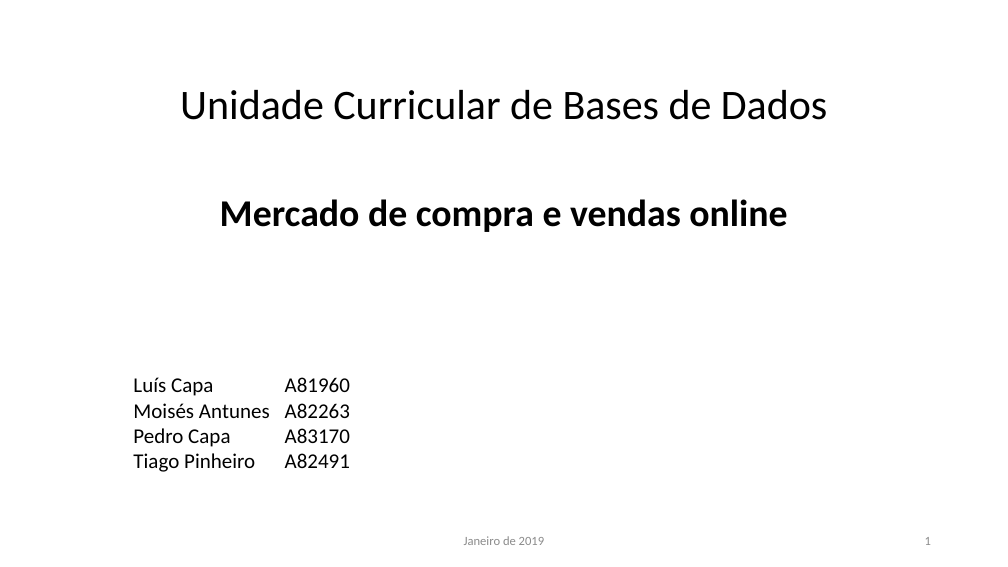
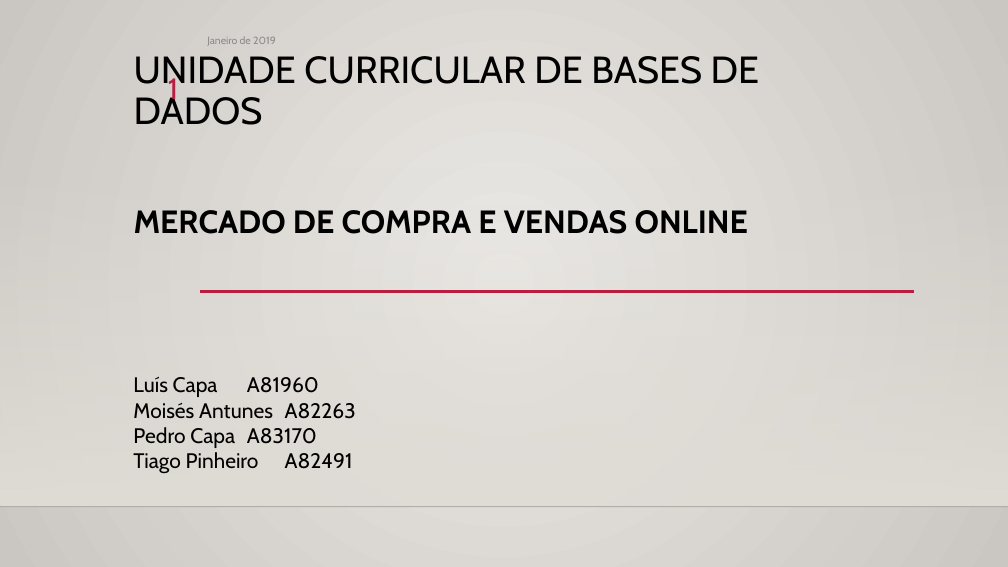
Before and after one commit to PedroCapa/BD, a slide deck: slide 1 of Apresentação BD.pptx. Drawn at 1008x567 pixels with LibreOffice and Linux fonts; fonts in the diff are those of the drawing; background and template pictures are left out. Boxes give left, top, right and bottom in pixels: in the first picture for what was removed or moved away, otherwise in the second. Text is boxed around its words. In the diff, an @@ line names an element or a change of style, - is before the commit and + after.

```diff
--- a/Apresentação BD.pptx
+++ b/Apresentação BD.pptx
@@ background #FFFFFF to gradient #ECEAE7 to #CAC7C1 @@
@@ text "Janeiro de 2019": place and size @@
-text "Janeiro de 2019" at [464,536,545,545]
+text "Janeiro de 2019" at [207,36,276,46]
@@ text "Janeiro de 2019" at [207,36,276,46]: size 12 to 10 pt, font Calibri to Cabin; alignment centre to left @@
@@ title at [134,56,759,125]: text changed; size 40 to 36 pt; font Calibri to Cabin @@
-Unidade Curricular de Bases de Dados
+UNIDADE CURRICULAR DE BASES DE DADOS
@@ page number: place and size @@
-page number at [925,537,931,545]
+page number at [168,74,178,106]
@@ page number at [168,74,178,106]: size 12 to 28 pt, font Calibri to Cabin, text colour #8C8C8C to #B71E42; vertical alignment middle to top @@
@@ rectangle added at [0,167,1008,507], fill gradient #DFDBD5 @@
@@ subtitle at [134,210,748,234]: text changed; size 36 to 30.6 pt; font Calibri to Cabin @@
-Mercado de compra e vendas online
+MERCADO DE COMPRA E VENDAS ONLINE
@@ line added from (200, 292) to (914, 292), #B71E42 2.5 pt @@
@@ text "Luís Capa A81960" at [133,377,356,474]: font Calibri to Cabin @@
@@ line added from (0, 507) to (1008, 507), #000001 1 pt @@
```
Also in this commit, not shown: 6 other slides changed, 1 slide added, 1 slide removed, 4 other files.
